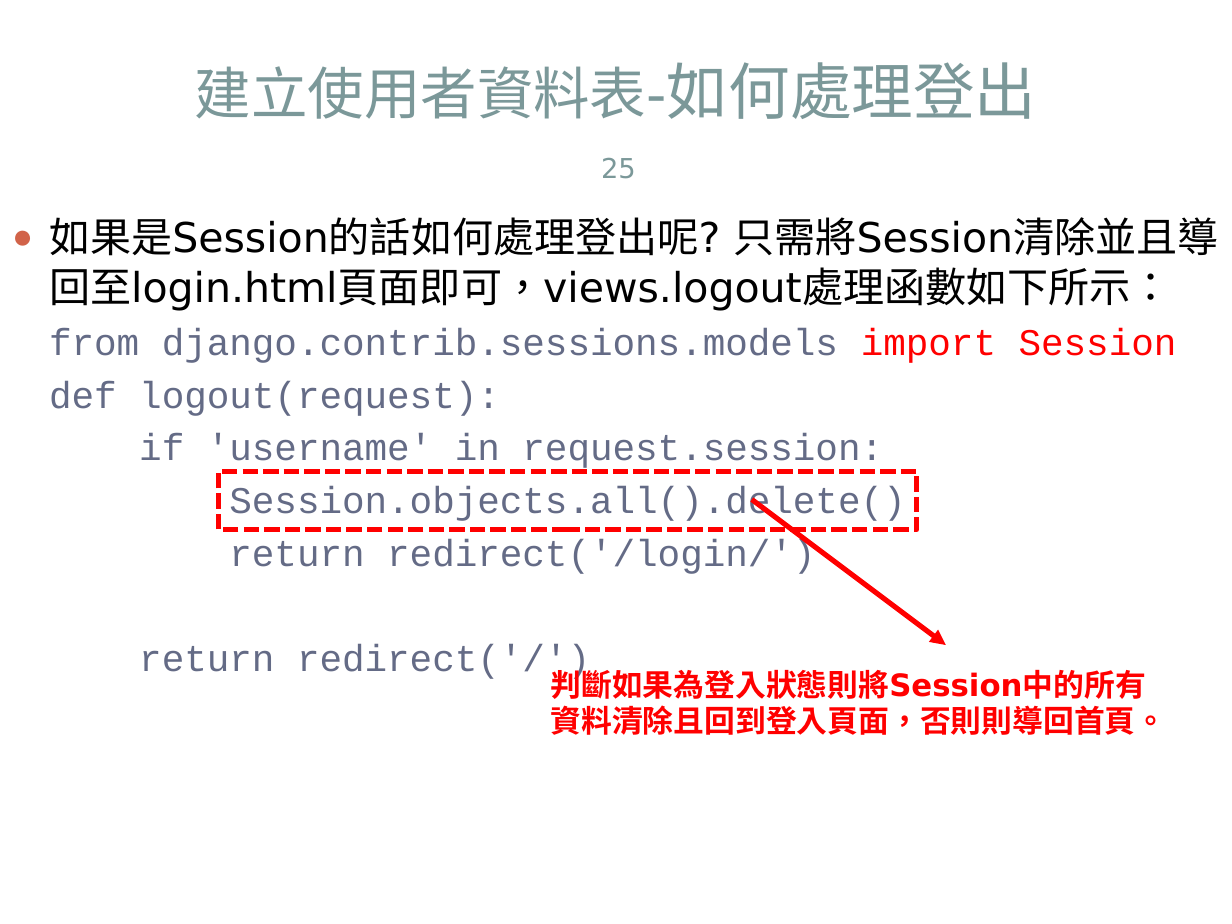
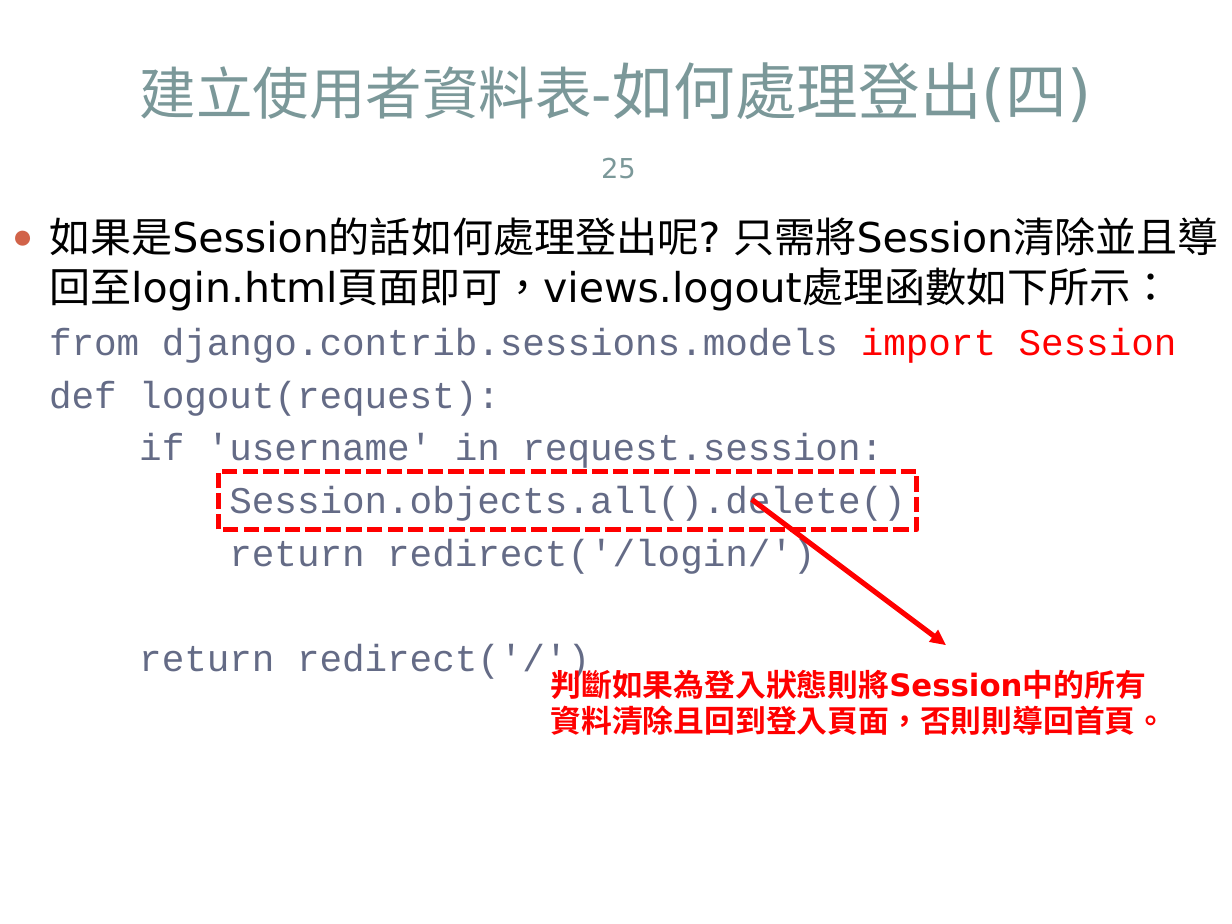
Before and after one commit to jacktea88/406django, a slide deck: slide 25 of ch09/Django4-ch09.pptx. Drawn at 1232x924 pixels with LibreOffice and Linux fonts; fonts in the diff are those of the drawing. Boxes give left, top, right and bottom in pixels: in the first picture for what was removed or moved away, otherwise in the second. Text is boxed around its words. In the diff, an @@ line names an element or a change of style, - is before the commit and + after.

```diff
--- a/ch09/Django4-ch09.pptx
+++ b/ch09/Django4-ch09.pptx
@@ title at (x1=140, y1=62, x2=1091, y2=122): text changed @@
-建立使用者資料表-如何處理登出
+建立使用者資料表-如何處理登出(四)
```
Also in this commit, not shown: 22 other slides changed, 5 other files.
